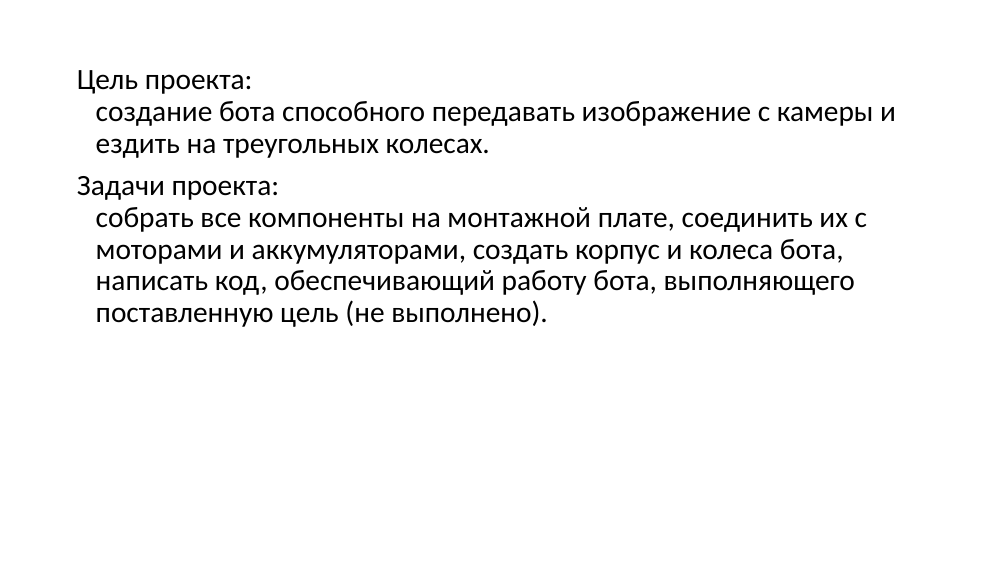
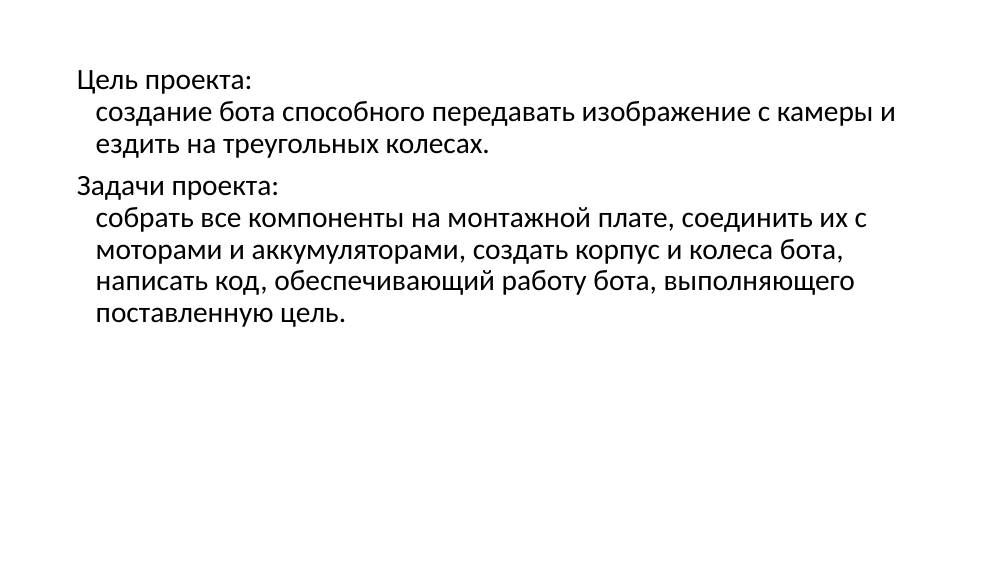
Before and after one commit to Kippill/Bluetooth_car, a slide deck: slide 2 of проект.pptx. Drawn at 1008x567 pixels with LibreOffice and Linux fonts; fonts in the diff are those of the drawing. Boxes give left, top, right and bottom in pixels: in the first picture for what was removed or moved away, otherwise in the second. Text is boxed around its words. In the diff, an @@ line names an element or a change of style, - is before the commit and + after.

```diff
--- a/проект.pptx
+++ b/проект.pptx
@@ text at (x1=77, y1=176, x2=867, y2=327): text changed @@
-Задачи проекта:
-собрать все компоненты на монтажной плате, соединить их с моторами и аккумуляторами, создать корпус и колеса бота, написать код, обеспечивающий работу бота, выполняющего поставленную цель (не выполнено).
+Задачи проекта:
+собрать все компоненты на монтажной плате, соединить их с моторами и аккумуляторами, создать корпус и колеса бота, написать код, обеспечивающий работу бота, выполняющего поставленную цель.
```
Also in this commit, not shown: 5 other slides changed, 9 other files.
